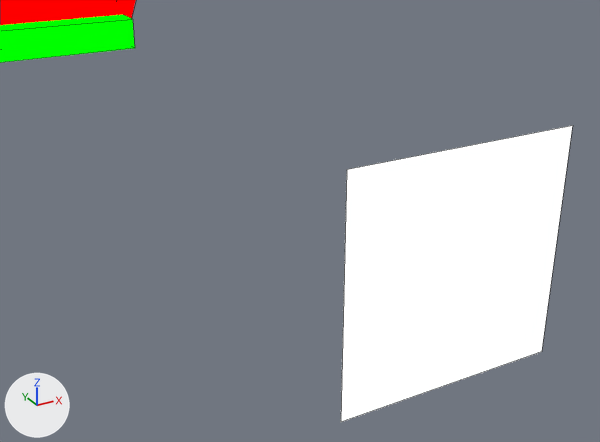
The Blender file assets-source/blender/motion/diplodocus-walk.blend: old version first, new version second.
Both versions are drawn from a camera (50 mm lens) standing at (140.16, -33.87, 32.07) and looking at (142.5, -29.61, 29.94). Lighting does not change. The marker at lower left points along +X, +Y and +Z. The picture after the commit comes second. Mesh edges are drawn as thin lines.

In view in the first picture: 'DinoTycoon_Motion_diplodocus_walk_eye', 'DinoTycoon_Motion_diplodocus_walk_head', 'DinoTycoon_Motion_diplodocus_walk_jaw'.
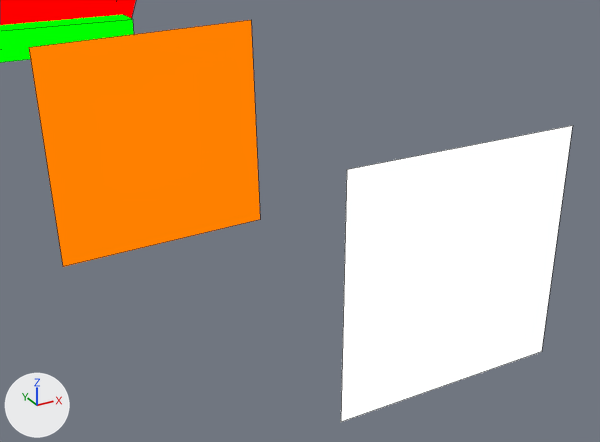
The newer file adds a shape key; the second version is drawn at full value of the shape key 'walk_06' of 'DinoTycoon_Motion_diplodocus_walk_eye_white', and the change is written as the vertex moves it makes.

Location of each change, (x1, y1, x2, y2) in pixels of the pictures (600 x 442 px):
'DinoTycoon_Motion_diplodocus_walk_eye_white', added (orange)
    after: (29, 20, 260, 267)

The change, as a diff of the scene's bpy script:
```diff
--- a/assets-source/blender/motion/diplodocus-walk.blend.py
+++ b/assets-source/blender/motion/diplodocus-walk.blend.py
@@ mat_dinotycoon_role_y @@
+mat_dinotycoon_role_y = emission_material('DinoTycoon_Role_Y')
+mat_dinotycoon_role_y.base_color = (1.0, 0.216, 0.0)  # orange #ff8000
@@ me_dinotycoon_motion_diplodocus_walk_sample_eye_white @@
+me_dinotycoon_motion_diplodocus_walk_sample_eye_white.from_pydata([(141.084, -29.0, 31.081), (142.484, -29.0, 31.116), (142.519, -29.0, 29.717), (141.119, -29.0, 29.682), (141.084, -29.0, 31.081), (142.484, -29.0, 31.116), (142.519, -29.0, 29.717), (141.119, -29.0, 29.682)], [], [(3, 2, 1, 0), (4, 5, 6, 7), (0, 1, 5, 4), (1, 2, 6, 5), (2, 3, 7, 6), (3, 0, 4, 7)])
+me_dinotycoon_motion_diplodocus_walk_sample_eye_white.materials.append(mat_dinotycoon_role_y)  # orange #ff8000
@@ ob_dinotycoon_motion_diplodocus_walk_eye_white @@
+ob_dinotycoon_motion_diplodocus_walk_eye_white = bpy.data.objects.new('DinoTycoon_Motion_diplodocus_walk_eye_white', me_dinotycoon_motion_diplodocus_walk_sample_eye_white)
+ob_dinotycoon_motion_diplodocus_walk_eye_white.location = (0.0, 0.0, 0.0)
```
